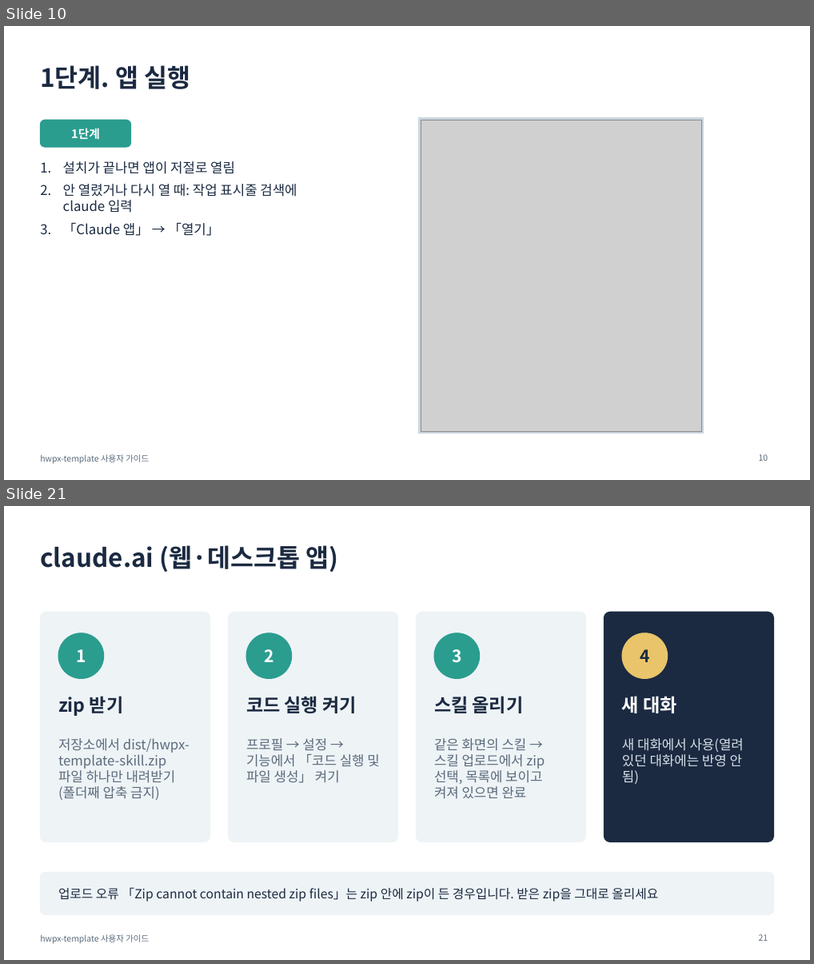
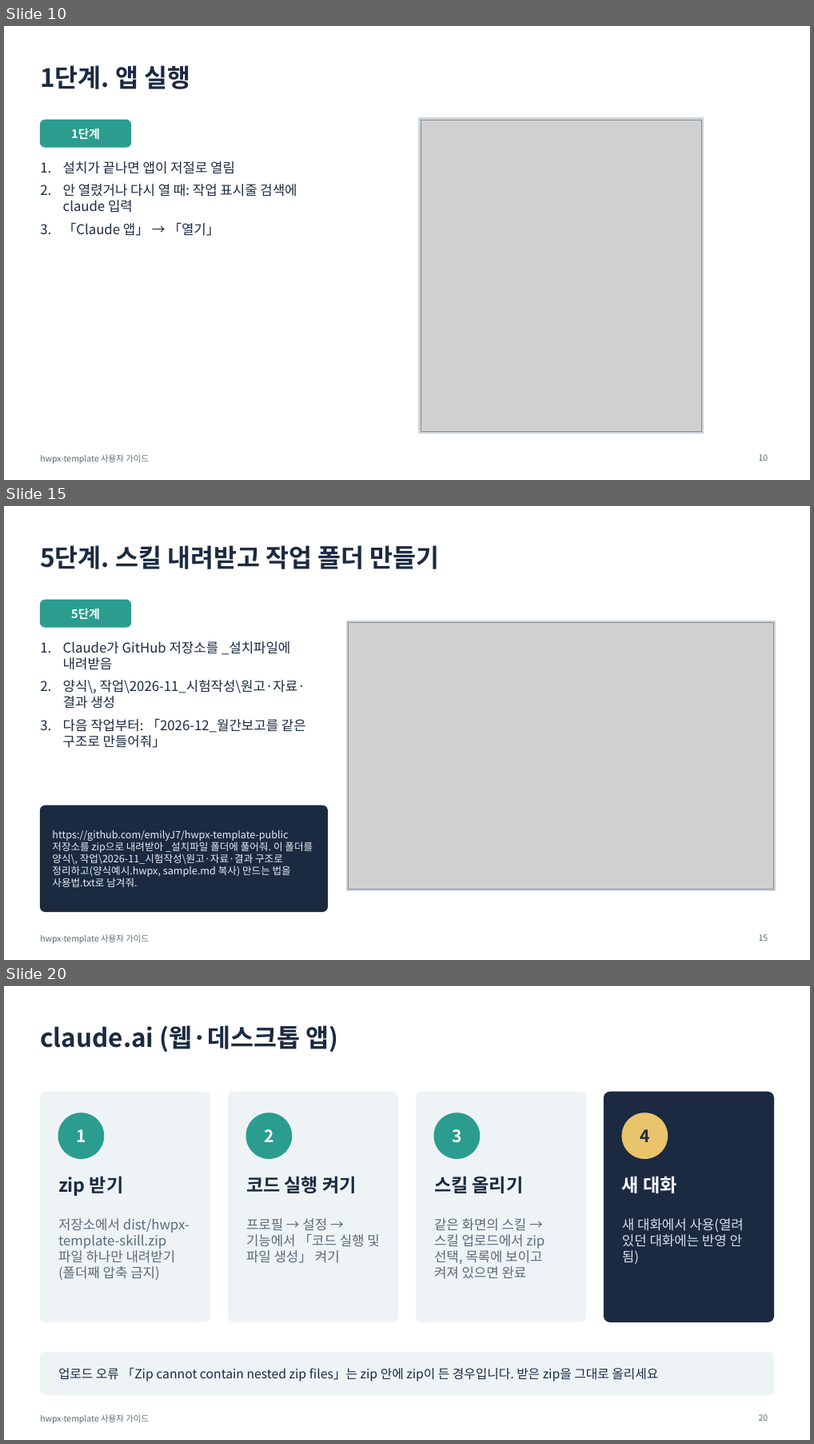
Before and after one commit to emilyJ7/hwpx-template-public, a slide deck: docs/사용자가이드.pptx. Shown one above the other, each under a label of ours: slides 10 and 21 before the commit, slides 10, 15 and 20 after it; the slides between them are not shown. The pictures are 814x964 and 814x1444 pixels, drawn with LibreOffice and Linux fonts; fonts in the diff are those of the drawing; grey boxes stand for pictures. Boxes give left, top, right and bottom in pixels: in the first picture for what was removed or moved away, otherwise in the second. Text is boxed around its words. In the diff, an @@ line names an element or a change of style, - is before the commit and + after.

```diff
--- a/docs/사용자가이드.pptx
+++ b/docs/사용자가이드.pptx
@@ slide 15 added at bbox=[4, 506, 810, 960], background #FFFFFF; not listed: 1 template element that a slide beside it also shows @@
@@ title added at bbox=[40, 545, 439, 569], 30 pt, text #1B2A41, bold @@
+5단계. 스킬 내려받고 작업 폴더 만들기
@@ rounded rectangle added at bbox=[40, 600, 131, 627], fill #2A9D8F, outline #2A9D8F 1 pt @@
@@ text added at bbox=[71, 608, 100, 620], 14 pt, text #FFFFFF, bold @@
+5단계
@@ rectangle added at bbox=[347, 621, 776, 891], fill #CBD5DE, outline #CBD5DE 1 pt @@
@@ picture added at bbox=[349, 623, 774, 889] @@
@@ text added at bbox=[63, 641, 306, 748], 16 pt, text #1B2A41 @@
+1. Claude가 GitHub 저장소를 _설치파일에 내려받음
+2. 양식\, 작업\2026-11_시험작성\원고·자료·결과 생성
+3. 다음 작업부터: 「2026-12_월간보고를 같은 구조로 만들어줘」
@@ rounded rectangle added at bbox=[40, 805, 328, 912], fill #1B2A41, outline #1B2A41 1 pt @@
@@ text added at bbox=[52, 830, 313, 887], 12 pt, text #E6ECF4 @@
+https://github.com/emilyJ7/hwpx-template-public 저장소를 zip으로 내려받아 _설치파일 폴더에 풀어줘. 이 폴더를 양식\, 작업\2026-11_시험작성\원고·자료·결과 구조로 정리하고(양식예시.hwpx, sample.md 복사) 만드는 법을 사용법.txt로 남겨줘.
@@ page number added at bbox=[759, 934, 769, 940], 10 pt, text #5B6B7C @@
+15
@@ what was slide 21 is now slide 20 @@
@@ page number at bbox=[759, 1414, 769, 1420]: text changed @@
-21
+20
```
Also in this commit, not shown: 9 slides changed, 1 other slide added, 3 slides removed, 26 other files.
